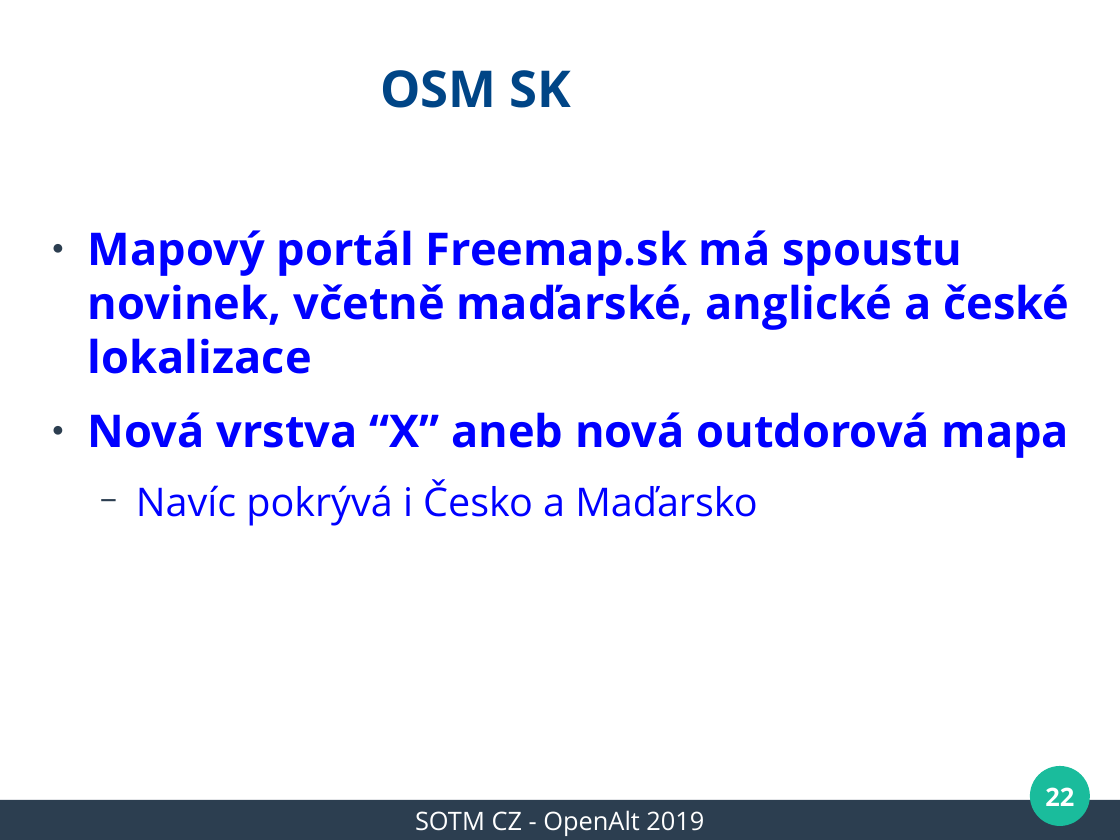
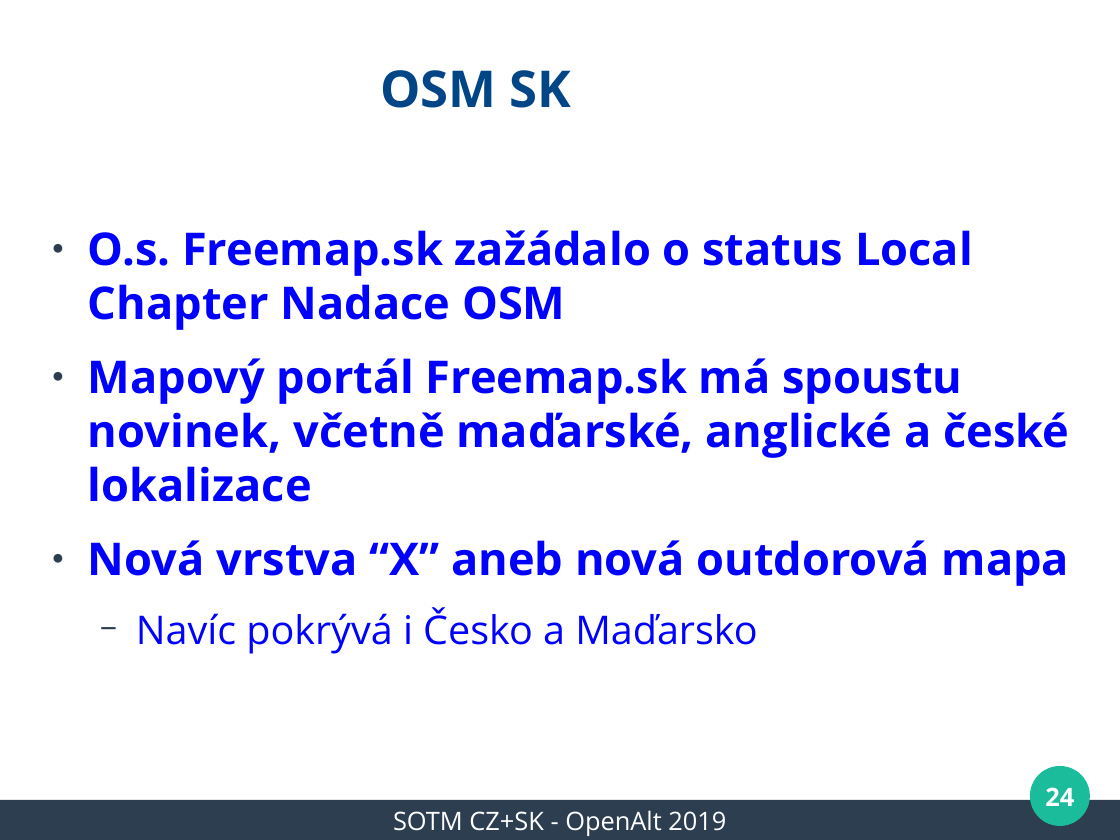
Before and after one commit to mkyral/osm, a slide deck: slide 24 of prezentace/OpenAlt2019/mkyral_WeeklyOSM_2019.odp (slide 22 before the commit). Drawn at 1120x840 pixels with LibreOffice and Linux fonts; fonts in the diff are those of the drawing; background and template pictures are left out. Boxes give left, top, right and bottom in pixels: in the first picture for what was removed or moved away, otherwise in the second. Text is boxed around its words. In the diff, an @@ line names an element or a change of style, - is before the commit and + after.

Commit message:
OpenAlt2019 presentation - final version

```diff
--- a/prezentace/OpenAlt2019/mkyral_WeeklyOSM_2019.odp
+++ b/prezentace/OpenAlt2019/mkyral_WeeklyOSM_2019.odp
@@ text at (x1=88, y1=230, x2=973, y2=330): paragraph added @@
+● O.s. Freemap.sk zažádalo o status Local Chapter Nadace OSM
@@ page number at (x1=1045, y1=787, x2=1074, y2=806): text changed @@
-22
+24
@@ text at (x1=393, y1=810, x2=726, y2=836): text changed @@
-SOTM CZ - OpenAlt 2019
+SOTM CZ+SK - OpenAlt 2019
```
Also in this commit, not shown: 22 other slides changed, 2 slides added.
